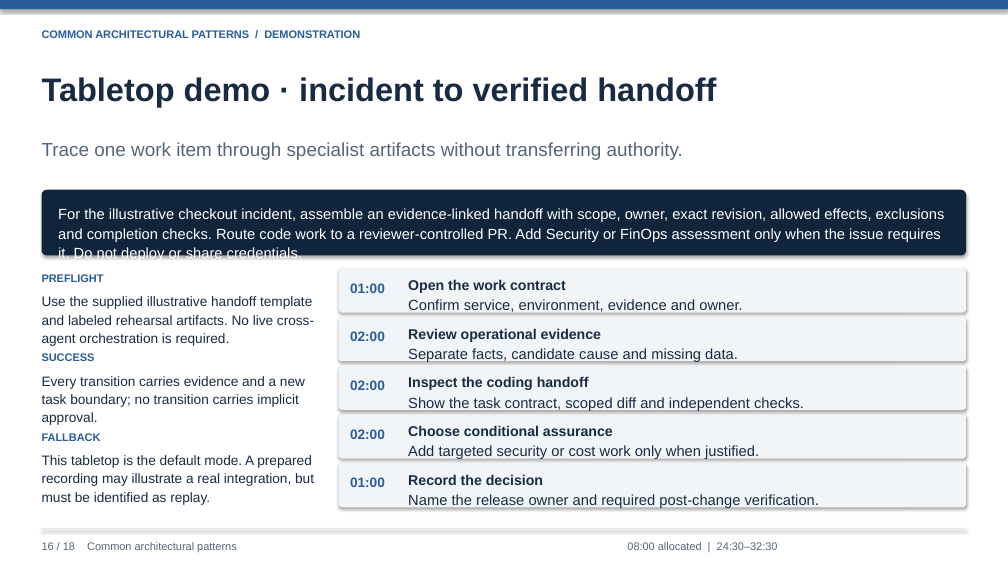
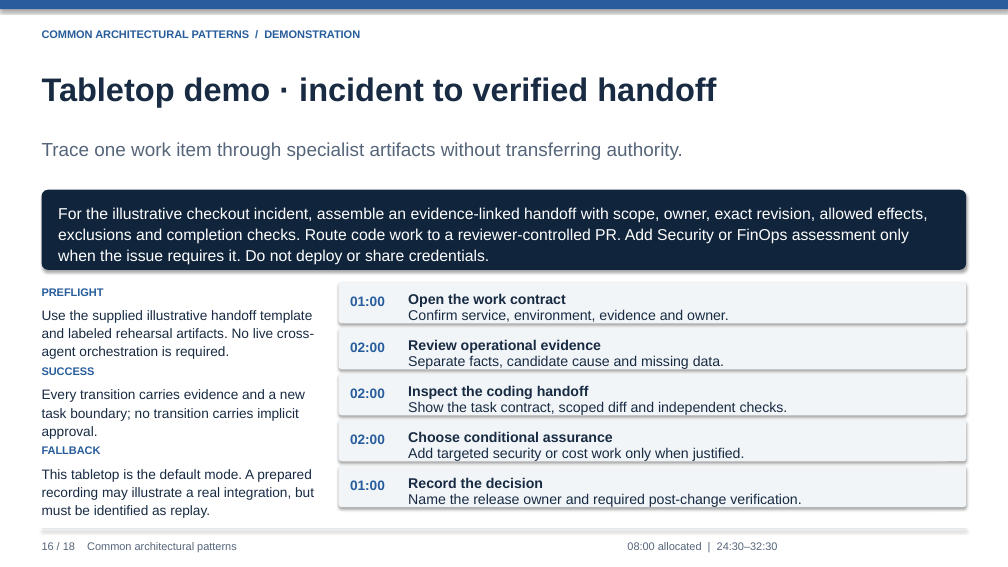
Before and after one commit to lyrel-dev/frontier-agents, a slide deck: slide 16 of presentations/aws-frontier-agents-common-architecture-presentation.pptx. Drawn at 1008x567 pixels with LibreOffice and Linux fonts; fonts in the diff are those of the drawing. Boxes give left, top, right and bottom in pixels: in the first picture for what was removed or moved away, otherwise in the second. Text is boxed around its words. In the diff, an @@ line names an element or a change of style, - is before the commit and + after.

```diff
--- a/presentations/aws-frontier-agents-common-architecture-presentation.pptx
+++ b/presentations/aws-frontier-agents-common-architecture-presentation.pptx
@@ rounded rectangle: place and size @@
-rounded rectangle at box(42, 190, 966, 256)
+rounded rectangle at box(42, 190, 966, 270)
@@ text "For the illustrative checkout incident, ..." at box(58, 207, 927, 265): size 14 to 15 pt @@
@@ 8 texts, 1 rounded rectangle: place and size @@
-8 texts, 1 rounded rectangle at box(42, 268, 966, 505)
+8 texts, 1 rounded rectangle at box(42, 282, 966, 518)
@@ 5 texts, 2 rounded rectangles: place and size @@
-5 texts, 2 rounded rectangles at box(339, 299, 966, 410)
+5 texts, 2 rounded rectangles at box(339, 309, 966, 416)
@@ size 14 to 13.5 pt in 5 elements at box(408, 493, 801, 508), box(408, 447, 745, 462), box(408, 401, 788, 416), box(408, 355, 724, 370), box(408, 309, 729, 324) @@
@@ text "Separate facts, candidate cause and ...": place and size @@
-text "Separate facts, candidate cause and ..." at box(408, 348, 738, 362)
+text "Separate facts, candidate cause and ..." at box(408, 355, 724, 370)
@@ 2 texts, 1 rounded rectangle: place and size @@
-2 texts, 1 rounded rectangle at box(339, 414, 966, 458)
+2 texts, 1 rounded rectangle at box(339, 420, 966, 461)
```
